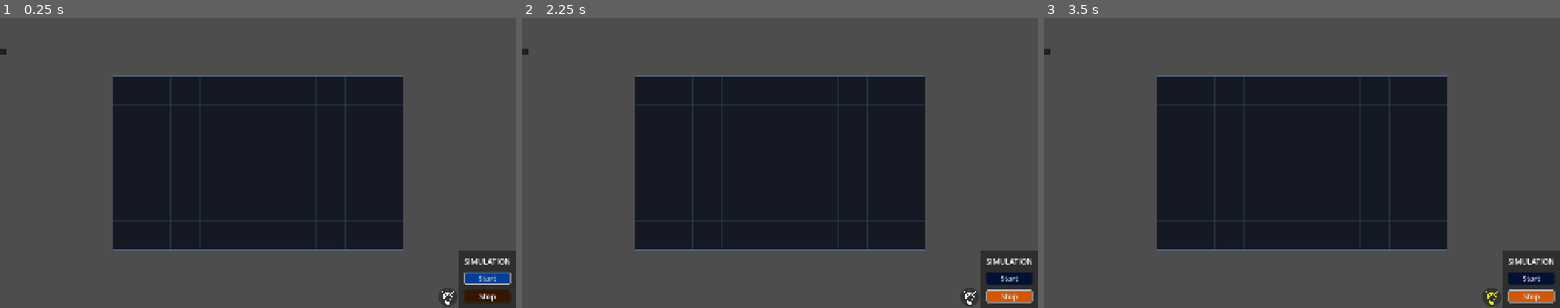
Above: before the commit, frames 1-3 (left to right).
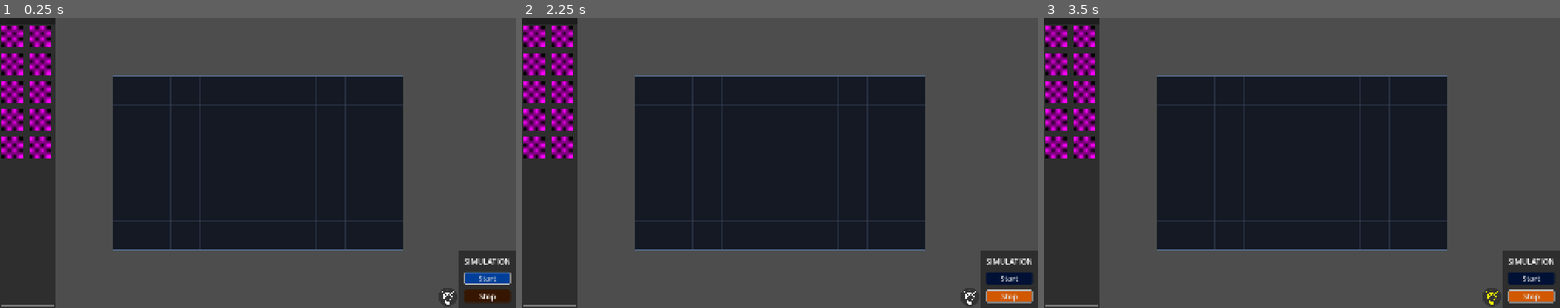
Above: after the commit, the same moments.

Repository: Chinkies/network_nightmare
Game: Godot game, scene res://scenes/Main.tscn
The game is run twice, just before and just after one commit, with the same random seed, the same clock (stepped at 60 frames per second) and the same inputs.
Inputs (mouse positions are in pixels of both pictures, inside the frame that each line leads up to):
- Up to frame 1 (0.25 s): no input
- Up to frame 2 (2.25 s): click "Start" at 0.5 s; click "Stop" at 1.25 s; click "Start" at 2 s
- Up to frame 3 (3.5 s): click (1492, 296) at 2.75 s

The runs differ from the first frame. In frame 1, 11% of the frame differs, in the area x 0-11%, y 0-100%; in frame 2, 11%; in frame 3, 11%.

Commit message:
deux colonnes mais c'est pas propre

Diff:
--- a/scenes/UIPuzzle.tscn
+++ b/scenes/UIPuzzle.tscn
@@ -179,20 +179,22 @@
 theme = ExtResource("2_4j4o3")
 
 [node name="FoldableContainer" type="FoldableContainer" parent="." unique_id=641946065]
-layout_mode = 0
-offset_top = 113.0
+layout_mode = 1
+anchors_preset = 9
+anchor_bottom = 1.0
 offset_right = 24.0
-offset_bottom = 145.0
-folded = true
+grow_vertical = 2
 
 [node name="ScrollContainer" type="ScrollContainer" parent="FoldableContainer" unique_id=1198708450]
-visible = false
 custom_minimum_size = Vector2(200, 400)
 layout_mode = 2
 
 [node name="UIMenuDeviceSelection" type="GridContainer" parent="FoldableContainer/ScrollContainer" unique_id=617299613]
 unique_name_in_owner = true
 custom_minimum_size = Vector2(200, 400)
-layout_mode = 2
+propagate_maximum_size = false
+layout_mode = 2
+columns = 2
 script = ExtResource("4_ow60c")
 slot_scene = ExtResource("5_xul0j")
+margin = 40
--- a/scenes/UiDraggableSlot.tscn
+++ b/scenes/UiDraggableSlot.tscn
@@ -3,7 +3,6 @@
 [ext_resource type="Script" uid="uid://bblqkt4238hnu" path="res://scripts/ui/ui_draggable_item.gd" id="1_qa6m0"]
 
 [node name="UiDraggableSlot" type="Control" unique_id=1821049040]
-custom_minimum_size = Vector2(64, 64)
 layout_mode = 3
 anchors_preset = 15
 anchor_right = 1.0
@@ -11,9 +10,9 @@
 grow_horizontal = 2
 grow_vertical = 2
 script = ExtResource("1_qa6m0")
+icon_size = Vector2(80, 80)
+margin = Vector2(20, 20)
 
 [node name="TextureRect" type="TextureRect" parent="." unique_id=2084630119]
 layout_mode = 0
-offset_right = 40.0
-offset_bottom = 40.0
-expand_mode = 1
+stretch_mode = 2
--- a/scripts/ui/ui_draggable_item.gd
+++ b/scripts/ui/ui_draggable_item.gd
@@ -1,5 +1,8 @@
 class_name UIDraggableItem
 extends Control
+
+@export var icon_size: Vector2
+@export var margin: Vector2
 
 var item_data: NetworkDevice
 
@@ -14,6 +17,8 @@
 func _update_visuals() -> void:
 	if item_data and icon_texture:
 		icon_texture.texture = item_data.icon
+		icon_texture.texture.size = icon_size
+		custom_minimum_size = icon_size + margin
 
 # ==================================
 # ===== GESTION DU DRAG & DROP =====
@@ -28,13 +33,13 @@
 	var preview_rect := TextureRect.new()
 	preview_rect.texture = item_data.icon
 	preview_rect.expand_mode = TextureRect.EXPAND_IGNORE_SIZE
-	preview_rect.custom_minimum_size = Vector2(48, 48)
+	preview_rect.custom_minimum_size = icon_size
 
 	var preview_container := Control.new()
 	preview_container.add_child(preview_rect)
 
 	## Placement de l'icone sous la souris
-	preview_rect.position = -Vector2(28, 28)
+	preview_rect.position = -Vector2(icon_size.x * 0.5, icon_size.y * 0.5)
 
 	set_drag_preview(preview_container)
 
--- a/scripts/ui/ui_puzzle_controller.gd
+++ b/scripts/ui/ui_puzzle_controller.gd
@@ -54,7 +54,7 @@
 	switch_dev.device_type = NetworkDevice.Type.SWITCH
 
 	var switch_texture = PlaceholderTexture2D.new()
-	switch_texture.size = Vector2(64, 64)
+	switch_texture.size = Vector2(100, 100)
 	switch_dev.icon = switch_texture
 
 	mock_devices.append(switch_dev)
@@ -63,10 +63,32 @@
 	receiver_dev.device_type = NetworkDevice.Type.RECEIVER
 
 	var receiver_texture = PlaceholderTexture2D.new()
-	receiver_texture.size = Vector2(64, 64)
+	receiver_texture.size = Vector2(100, 100)
 	receiver_dev.icon = receiver_texture
 
 	mock_devices.append(receiver_dev)
+
+	var extra_types = [
+		NetworkDevice.Type.EMITTER,
+		NetworkDevice.Type.SWITCH,
+		NetworkDevice.Type.RECEIVER,
+		NetworkDevice.Type.GENERIC
+	]
+
+	for i in range(8):
+		var dev_id = "device_%02d" % (i + 3)
+		# Alternance automatique des types et des capacités pour varier
+		var dev_type = extra_types[i % extra_types.size()]
+		var capacity = 5 + (i * 2)
+
+		var dev = NetworkDevice.new(dev_id, capacity, 2.0)
+		dev.device_type = dev_type
+
+		var tex = PlaceholderTexture2D.new()
+		tex.size = Vector2(100, 100)
+		dev.icon = tex
+
+		mock_devices.append(dev)
 
 	if has_node("%UIMenuDeviceSelection"):
 		%UIMenuDeviceSelection.setup_menu(mock_devices)
